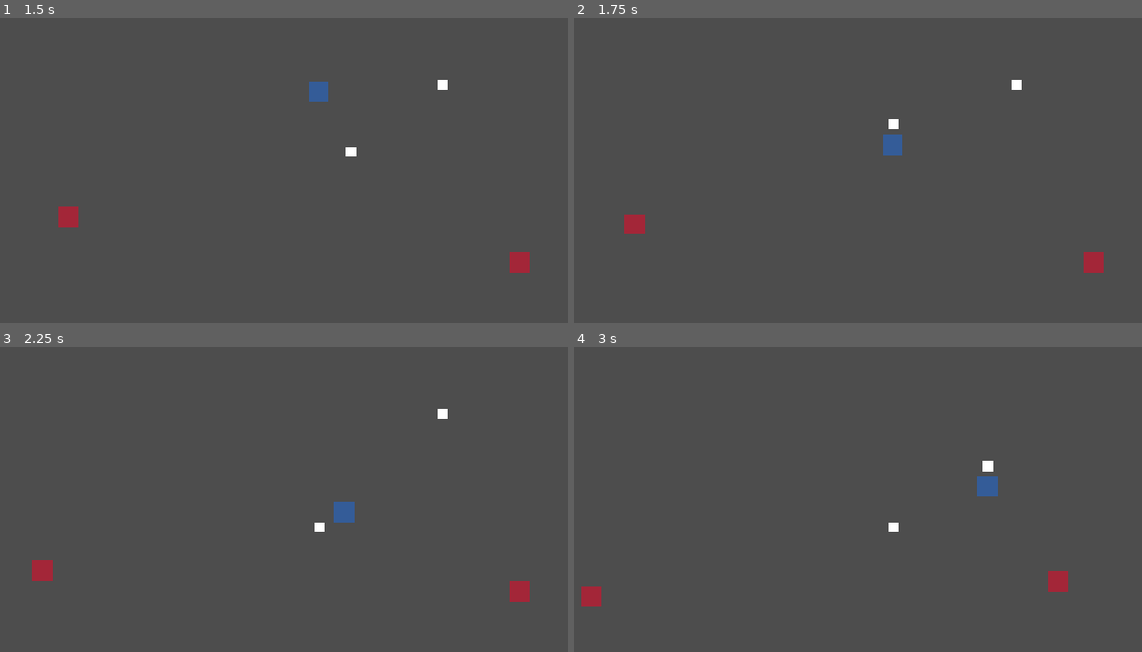
Above: before the commit, frames 1-4 (two rows, left to right).
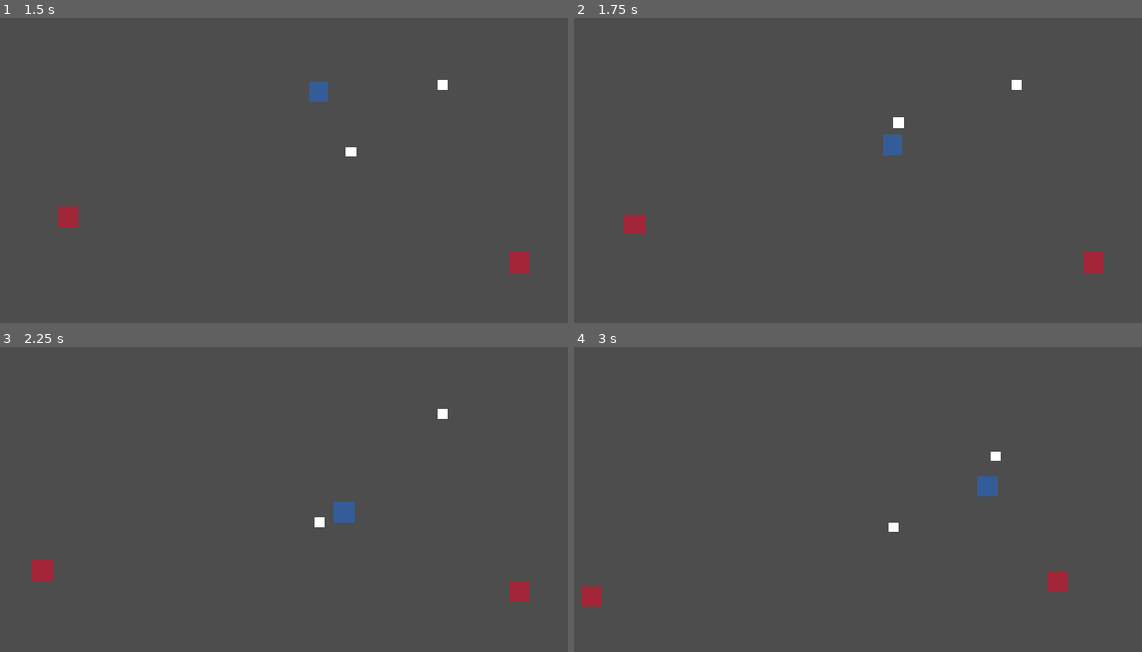
Above: after the commit, the same moments.

Repository: tonasthesecond/b1tjam
Game: Godot game, scene res://rooms/test.tscn
The game is run twice, just before and just after one commit, with the same random seed, the same clock (stepped at 60 frames per second) and the same inputs.
Inputs:
- Up to frame 1 (1.5 s): tap Enter at 0.5 s; hold Right (ui_right) 0.53-1.28 s; hold E (interact) 0.53-1.28 s; hold Down (ui_down) from 1.28 s (still down); tap C (dash) at 1.35 s
- Up to frame 2 (1.75 s): keep holding Down (ui_down); tap E (interact) at 1.55 s
- Up to frame 3 (2.25 s): release Down (ui_down) at 2.03 s; hold Right (ui_right) from 2.03 s (still down); hold E (interact) from 2.03 s (still down)
- Up to frame 4 (3 s): release Right (ui_right) at 2.78 s; release E (interact) at 2.78 s; hold Up (ui_up) from 2.78 s (still down); tap E (interact) at 2.85 s

Frame 1 is identical in both runs. In frame 2, less than 0.1% of the frame differs, in the area x 55-59%, y 32-37%; in frame 3, less than 0.1%; in frame 4, 0.1%, in the area x 71-76%, y 34-41%.

Commit message:
sprite changes

Diff:
--- a/components/sprites/sprite.gd
+++ b/components/sprites/sprite.gd
@@ -1,2 +1,24 @@
 class_name Sprite
 extends AnimatedSprite2D
+
+
+## Direction suffix of the current "<name>_<direction>" animation; defaults to down.
+func facing_name() -> StringName:
+	var suffix := String(animation).get_slice("_", String(animation).get_slice_count("_") - 1)
+	match suffix:
+		"up", "left", "right":
+			return StringName(suffix)
+		_:
+			return &"down"
+
+
+func facing_vector() -> Vector2:
+	match facing_name():
+		&"up":
+			return Vector2.UP
+		&"left":
+			return Vector2.LEFT
+		&"right":
+			return Vector2.RIGHT
+		_:
+			return Vector2.DOWN
--- a/components/sprites/sprite.tscn
+++ b/components/sprites/sprite.tscn
@@ -1,6 +1,14 @@
 [gd_scene format=3 uid="uid://cduwv7qea3klt"]
 
 [ext_resource type="Script" uid="uid://bs88wojsnxip4" path="res://components/sprites/sprite.gd" id="1_iuqej"]
+[ext_resource type="Shader" uid="uid://c4swygepukgqa" path="res://resources/shaders/pixel_outline.gdshader" id="1_qwrv7"]
+
+[sub_resource type="ShaderMaterial" id="ShaderMaterial_28hmf"]
+shader = ExtResource("1_qwrv7")
+shader_parameter/outline_color = Color(1, 1, 1, 1)
+shader_parameter/outline_width = 1.0
 
 [node name="Sprite" type="AnimatedSprite2D" unique_id=989566543]
+material = SubResource("ShaderMaterial_28hmf")
+speed_scale = 0.667
 script = ExtResource("1_iuqej")
--- a/objects/items/item.gd
+++ b/objects/items/item.gd
@@ -1,20 +1,47 @@
 class_name Item
 extends Area2D
+
+## Higher = snappier follow, lower = floatier.
+@export var follow_smoothing: float = 10.0
+## Offset from the holder's global position that the item trails towards.
+@export var follow_offset: Vector2 = Vector2.ZERO
+## Smoothing used when easing to the drop position.
+@export var drop_smoothing: float = 12.0
+## Stop easing and snap once closer than this (pixels).
+@export var follow_snap_distance: float = 0.5
 
 @onready var sprite: Sprite = %Sprite
 
 var holder: ItemHolder
+var _drop_target: Vector2
+var _dropping := false
+
+
+func _process(_delta: float) -> void:
+	if holder != null:
+		_ease_to(holder.global_position + follow_offset, follow_smoothing)
+	elif _dropping:
+		if _ease_to(_drop_target, drop_smoothing):
+			_dropping = false
+			monitorable = true
+
+
+## Eases towards target; returns true once arrived.
+func _ease_to(target: Vector2, smoothing: float) -> bool:
+	global_position = Utils.standard_lerp(global_position, target, smoothing)
+	if global_position.distance_to(target) < follow_snap_distance:
+		global_position = target
+		return true
+	return false
 
 
 func hold(_holder: ItemHolder) -> void:
 	holder = _holder
-	reparent(holder)
-	position = Vector2.ZERO
+	_dropping = false
 	monitorable = false
 
 
 func drop(new_pos: Vector2) -> void:
 	holder = null
-	reparent(Locator.ref(Locator.ID.World))
-	position = new_pos
-	monitorable = true
+	_drop_target = new_pos
+	_dropping = true
--- /dev/null
+++ b/resources/materials/pixel_outline_material.tres
@@ -0,0 +1,9 @@
+[gd_resource type="ShaderMaterial" format=3 uid="uid://dg46wo47p4eth"]
+
+[ext_resource type="Shader" uid="uid://bglmtcdn5wv4o" path="res://resources/shaders/smooth_outline.gdshader" id="1_c6q13"]
+
+[resource]
+shader = ExtResource("1_c6q13")
+shader_parameter/outline_color = Color(1, 1, 1, 1)
+shader_parameter/outline_width = 1.0
+shader_parameter/softness = 0.5
--- /dev/null
+++ b/resources/materials/smooth_outline_material.tres
@@ -0,0 +1,9 @@
+[gd_resource type="ShaderMaterial" format=3]
+
+[ext_resource type="Shader" path="res://resources/shaders/smooth_outline.gdshader" id="1_outline"]
+
+[resource]
+shader = ExtResource("1_outline")
+shader_parameter/outline_color = Color(1, 1, 1, 1)
+shader_parameter/outline_width = 1.5
+shader_parameter/softness = 0.5
--- /dev/null
+++ b/resources/shaders/pixel_outline.gdshader
@@ -0,0 +1,20 @@
+shader_type canvas_item;
+
+uniform vec4 outline_color : source_color = vec4(1.0, 1.0, 1.0, 1.0);
+uniform float outline_width : hint_range(0.0, 8.0, 1.0) = 1.0;
+
+void fragment() {
+	vec4 base = texture(TEXTURE, UV);
+	vec2 step_size = TEXTURE_PIXEL_SIZE * outline_width;
+
+	// Highest alpha among the 4 neighbours.
+	float neighbour_alpha = 0.0;
+	neighbour_alpha = max(neighbour_alpha, texture(TEXTURE, UV + vec2(step_size.x, 0.0)).a);
+	neighbour_alpha = max(neighbour_alpha, texture(TEXTURE, UV - vec2(step_size.x, 0.0)).a);
+	neighbour_alpha = max(neighbour_alpha, texture(TEXTURE, UV + vec2(0.0, step_size.y)).a);
+	neighbour_alpha = max(neighbour_alpha, texture(TEXTURE, UV - vec2(0.0, step_size.y)).a);
+
+	// Outline only where this pixel is empty but a neighbour is solid.
+	float outline = (1.0 - base.a) * neighbour_alpha;
+	COLOR = mix(base, outline_color, outline);
+}
--- /dev/null
+++ b/resources/shaders/smooth_outline.gdshader
@@ -0,0 +1,29 @@
+shader_type canvas_item;
+
+uniform vec4 outline_color : source_color = vec4(1.0, 1.0, 1.0, 1.0);
+// Outline thickness in texture pixels; fractional values allowed.
+uniform float outline_width : hint_range(0.0, 8.0, 0.1) = 2;
+// 0 = hard edge, 1 = fully soft falloff across the width.
+uniform float softness : hint_range(0.0, 1.0, 0.01) = 0.7;
+
+const int SAMPLES = 16;
+
+void fragment() {
+	vec4 base = texture(TEXTURE, UV);
+
+	// Look for solid pixels in rings around this pixel; nearer hits give a stronger outline.
+	float strength = 0.0;
+	for (int ring = 1; ring <= 3; ring++) {
+		float dist = outline_width * float(ring) / 3.0;
+		float falloff = 1.0 - softness * (float(ring) - 1.0) / 2.0;
+		for (int i = 0; i < SAMPLES; i++) {
+			float angle = TAU * float(i) / float(SAMPLES);
+			vec2 offset = vec2(cos(angle), sin(angle)) * dist * TEXTURE_PIXEL_SIZE;
+			strength = max(strength, texture(TEXTURE, UV + offset).a * falloff);
+		}
+	}
+
+	float outline = (1.0 - base.a) * strength;
+	COLOR = mix(base, vec4(outline_color.rgb, outline_color.a * outline), outline);
+	COLOR.a = max(base.a, outline_color.a * outline);
+}
--- /dev/null
+++ b/resources/states/directional_animated_state.gd
@@ -0,0 +1,89 @@
+class_name DirectionalAnimatedState
+extends AnimatedState
+
+var _get_direction: Callable
+var _facing: StringName = &"down"
+var _previous_direction: Vector2 = Vector2.ZERO
+var _vertical_is_newest: bool = true
+var _grace_left: float = 0.0
+
+## When one of two held directions is released, hold the current facing for this long
+## (seconds) so letting go of both keys slightly apart doesn't flip the facing.
+var release_grace: float = 0.08
+
+
+func _init(
+	inner: State = null,
+	sprite: Sprite = null,
+	direction_source: Callable = Callable(),
+	enter_animation: StringName = &"",
+	exit_animation: StringName = &""
+) -> void:
+	super(inner, sprite, enter_animation, exit_animation)
+	_get_direction = direction_source
+
+
+func enter() -> void:
+	_inner.enter()
+	_previous_direction = Vector2.ZERO
+	_grace_left = 0.0
+	_facing = _sprite.facing_name()
+	_refresh_facing(0.0)
+	_play(_enter_animation)
+
+
+func exit() -> void:
+	_inner.exit()
+	_refresh_facing(0.0)
+	_play(_exit_animation)
+
+
+func update(delta: float) -> void:
+	_inner.update(delta)
+	var old_facing := _facing
+	_refresh_facing(delta)
+	if _facing != old_facing:
+		_play(_enter_animation)
+
+
+func _play(base_name: StringName) -> void:
+	if base_name == &"":
+		return
+	_sprite.play(StringName("%s_%s" % [base_name, _facing]))
+
+
+func _refresh_facing(delta: float) -> void:
+	var direction: Vector2 = _get_direction.call()
+	var x_held := not is_zero_approx(direction.x)
+	var y_held := not is_zero_approx(direction.y)
+	var x_pressed := x_held and signf(direction.x) != signf(_previous_direction.x)
+	var y_pressed := y_held and signf(direction.y) != signf(_previous_direction.y)
+	var held_count := int(x_held) + int(y_held)
+	var previous_held_count := (
+		int(not is_zero_approx(_previous_direction.x))
+		+ int(not is_zero_approx(_previous_direction.y))
+	)
+	_previous_direction = direction
+
+	if held_count == 0:
+		# Everything released: keep facing as is.
+		_grace_left = 0.0
+		return
+	if x_pressed or y_pressed:
+		_grace_left = 0.0
+	elif held_count < previous_held_count:
+		_grace_left = release_grace
+	if _grace_left > 0.0:
+		_grace_left -= delta
+		if _grace_left > 0.0:
+			return
+
+	if x_pressed and not y_pressed:
+		_vertical_is_newest = false
+	elif y_pressed and not x_pressed:
+		_vertical_is_newest = true
+
+	if x_held and (not y_held or not _vertical_is_newest):
+		_facing = &"right" if direction.x > 0.0 else &"left"
+	elif y_held:
+		_facing = &"down" if direction.y > 0.0 else &"up"
Not shown, added: resources/shaders/pixel_outline.gdshader.uid
Not shown, added: resources/shaders/smooth_outline.gdshader.uid
Not shown, added: resources/states/directional_animated_state.gd.uid
